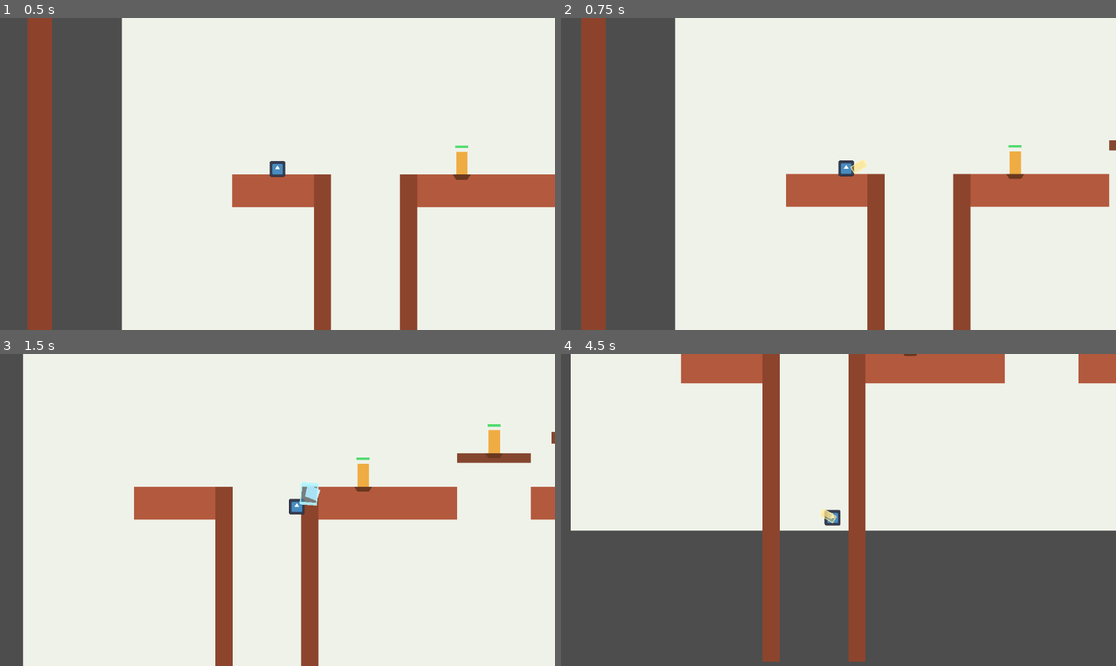
Above: before the commit, frames 1-4 (two rows, left to right).
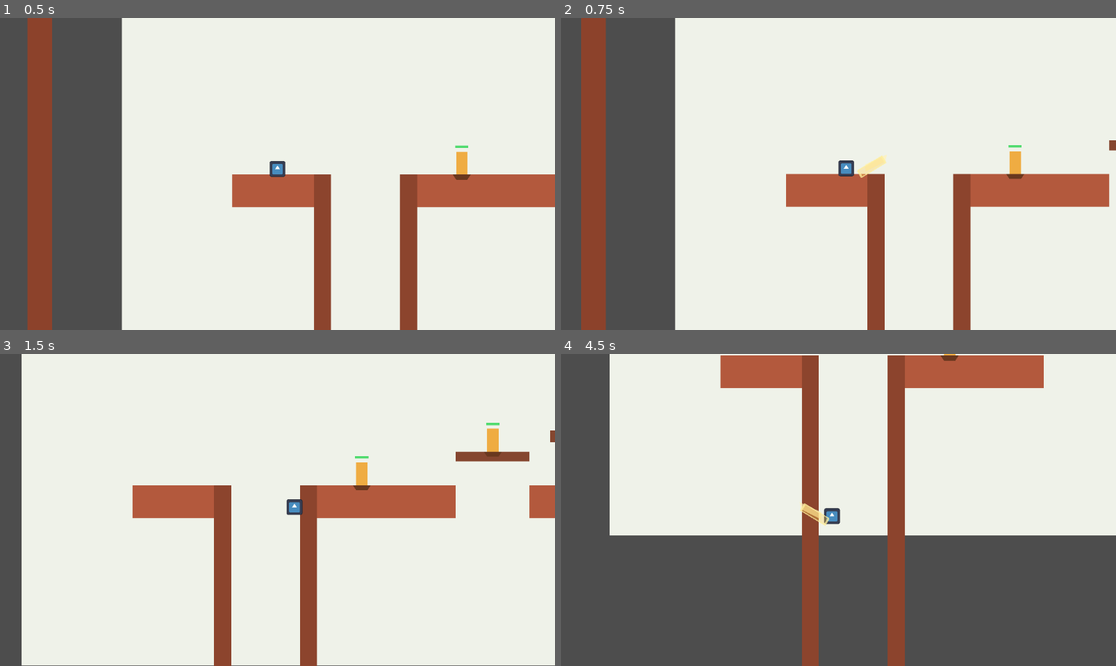
Above: after the commit, the same moments.

Repository: ggonzalez66/ruby1
Game: Godot game, scene res://main.tscn
Two runs of this game, one before a commit and one after it. Both use one fixed random seed, a clock stepped at 60 frames per second and the inputs below. The engine's default icon, where the game draws it, is replaced by a stand-in: a white triangle on a blue panel in a dark square.
Inputs:
- Up to frame 1 (0.5 s): no input
- Up to frame 2 (0.75 s): hold Right (move_right) from 0.53 s (still down); tap C (attack) at 0.6 s
- Up to frame 3 (1.5 s): keep holding Right (move_right); tap X (jump) at 0.77 s; tap S (heavy_attack) at 0.8, 1.35 s
- Up to frame 4 (4.5 s): tap X (jump) at 1.52, 3.02, 3.77 s; tap C (attack) at 1.55, 2.1, 3.05, 4.35 s; release Right (move_right) at 2.03 s; hold Left (move_left) 2.03-2.78 s; tap S (heavy_attack) at 2.3, 3.6 s; hold Right (move_right) 2.78-4.28 s; tap Z (dash) at 2.85 s; hold Left (move_left) from 4.28 s (still down)

Frame 1 is identical in both runs. In frame 2, 0.2% of the frame differs, in the area x 52-59%, y 43-52%; in frame 3, 2.5%; in frame 4, 21%, in the area x 1-100%, y 0-100%.

Commit message:
mejoras combate

Diff:
--- a/movimiento.gd
+++ b/movimiento.gd
@@ -43,12 +43,12 @@
 @export var charged_ground_lunge_speed := 980.0
 @export var charged_ground_end_speed := 260.0
 @export var charged_ground_jump_cancel_velocity := -540.0
-@export var charged_air_forward_speed := 170.0
-@export var charged_air_forward_drift := 140.0
-@export var charged_air_drag := 900.0
-@export var heavy_attack_rise_gravity_multiplier := 1.2
-@export var heavy_attack_fall_gravity_multiplier := 2.35
-@export var heavy_attack_max_fall_speed := 1320.0
+@export var charged_air_forward_speed := 260.0
+@export var charged_air_forward_drift := 220.0
+@export var charged_air_drag := 1400.0
+@export var heavy_attack_rise_gravity_multiplier := 2.1
+@export var heavy_attack_fall_gravity_multiplier := 3.2
+@export var heavy_attack_max_fall_speed := 1720.0
 @export var heavy_attack_start_upward_speed := -330.0
 @export var heavy_attack_arc_radius_x := 28.0
 @export var heavy_attack_arc_radius_y := 42.0
@@ -57,8 +57,8 @@
 @export var light_hit_stall_up_speed := -95.0
 @export var spin_attack_duration := 0.34
 @export var spin_heavy_cancel_window := 0.12
-@export var light_uppercut_duration := 0.24
-@export var light_uppercut_velocity := -640.0
+@export var light_uppercut_duration := 0.12
+@export var light_uppercut_velocity := -720.0
 @export var light_uppercut_forward_speed := 190.0
 @export var ground_heavy_duration := 0.14
 @export var ground_heavy_speed := 1240.0
@@ -576,17 +576,17 @@
 	var slash_scale: float = lerp(0.92, 1.08, sin(progress * PI))
 	var alpha: float = lerp(0.9, 0.2, progress)
 
-	hitbox_shape.position = hitbox_base_position
-	hitbox_shape.scale = Vector2.ONE
-	slash_visual.position = slash_visual_base_position
-	slash_area_visual.position = slash_area_base_position
-	slash_outline.position = slash_outline_base_position
+	hitbox_shape.position = hitbox_base_position + Vector2(28.0, 0.0)
+	hitbox_shape.scale = Vector2(2.0, 1.18)
+	slash_visual.position = slash_visual_base_position + Vector2(30.0, 0.0)
+	slash_area_visual.position = slash_area_base_position + Vector2(32.0, 0.0)
+	slash_outline.position = slash_outline_base_position + Vector2(32.0, 0.0)
 	hitbox.rotation = slash_angle
 	slash_visual.rotation = slash_angle
 	slash_area_visual.rotation = slash_angle
 	slash_outline.rotation = slash_angle
-	slash_visual.scale = Vector2(slash_scale, slash_scale)
-	slash_area_visual.scale = Vector2(lerp(0.98, 1.04, progress), lerp(0.92, 1.08, progress))
+	slash_visual.scale = Vector2(slash_scale * 1.85, slash_scale * 1.05)
+	slash_area_visual.scale = Vector2(lerp(1.95, 2.1, progress), lerp(1.0, 1.14, progress))
 	slash_outline.scale = slash_area_visual.scale
 	slash_visual.color = Color(1.0, 0.95, 0.72, alpha)
 	slash_area_visual.color = Color(1.0, 0.82, 0.32, lerp(0.42, 0.16, progress))
@@ -643,20 +643,22 @@
 
 func _animate_ground_heavy_attack() -> void:
 	var progress: float = 1.0 - (attack_timer / ground_heavy_duration)
-	var drive_angle: float = lerp(-0.16, 0.08, progress)
-	var stretch: float = lerp(1.35, 1.05, progress)
-
-	hitbox_shape.position = Vector2(hitbox_base_position.x + 24.0, hitbox_base_position.y + 2.0)
-	hitbox_shape.scale = Vector2(2.65, 1.18)
-	slash_visual.position = slash_visual_base_position + Vector2(28.0, 2.0)
-	slash_area_visual.position = slash_area_base_position + Vector2(30.0, 2.0)
-	slash_outline.position = slash_outline_base_position + Vector2(30.0, 2.0)
-	hitbox.rotation = drive_angle
-	slash_visual.rotation = drive_angle
-	slash_area_visual.rotation = drive_angle
-	slash_outline.rotation = drive_angle
-	slash_visual.scale = Vector2(2.1 * stretch, 1.0)
-	slash_area_visual.scale = Vector2(2.45, 1.16)
+	var arc_angle: float = lerp(-1.42, 0.22, progress)
+	var arc_offset := Vector2(cos(arc_angle) * 22.0, sin(arc_angle) * 30.0 - 6.0)
+	var blade_rotation: float = arc_angle + 1.02
+	var stretch: float = lerp(1.2, 1.0, progress)
+
+	hitbox_shape.position = Vector2(8.0, -2.0) + arc_offset
+	hitbox_shape.scale = Vector2(1.28, 2.2)
+	slash_visual.position = Vector2(10.0, 0.0) + arc_offset
+	slash_area_visual.position = Vector2(12.0, 2.0) + arc_offset
+	slash_outline.position = Vector2(12.0, 2.0) + arc_offset
+	hitbox.rotation = blade_rotation
+	slash_visual.rotation = blade_rotation
+	slash_area_visual.rotation = blade_rotation
+	slash_outline.rotation = blade_rotation
+	slash_visual.scale = Vector2(1.18 * stretch, 2.0 * stretch)
+	slash_area_visual.scale = Vector2(1.34, 2.32)
 	slash_outline.scale = slash_area_visual.scale
 	slash_visual.color = Color(0.88, 0.96, 1.0, 0.98)
 	slash_area_visual.color = Color(0.3, 0.84, 1.0, 0.42)
@@ -688,21 +690,21 @@
 
 func _animate_uppercut_attack() -> void:
 	var progress: float = 1.0 - (attack_timer / light_uppercut_duration)
-	var arc_angle: float = lerp(-0.35, -1.6, progress)
-	var vertical_offset: float = lerp(2.0, -30.0, progress)
-	var pulse: float = 1.0 + 0.08 * sin(progress * PI * 3.0)
-
-	hitbox_shape.position = Vector2(8.0, vertical_offset)
-	hitbox_shape.scale = Vector2(1.4, 2.45)
-	slash_visual.position = Vector2(10.0, vertical_offset - 2.0)
-	slash_area_visual.position = Vector2(12.0, vertical_offset - 2.0)
-	slash_outline.position = Vector2(12.0, vertical_offset - 2.0)
+	var arc_angle: float = lerp(-0.22, -1.72, progress)
+	var vertical_offset: float = lerp(6.0, -40.0, progress)
+	var pulse: float = 1.0 + 0.1 * sin(progress * PI * 3.6)
+
+	hitbox_shape.position = Vector2(10.0, vertical_offset)
+	hitbox_shape.scale = Vector2(1.46, 2.58)
+	slash_visual.position = Vector2(12.0, vertical_offset - 2.0)
+	slash_area_visual.position = Vector2(14.0, vertical_offset - 2.0)
+	slash_outline.position = Vector2(14.0, vertical_offset - 2.0)
 	hitbox.rotation = arc_angle
 	slash_visual.rotation = arc_angle
 	slash_area_visual.rotation = arc_angle
 	slash_outline.rotation = arc_angle
-	slash_visual.scale = Vector2(1.15 * pulse, 2.05 * pulse)
-	slash_area_visual.scale = Vector2(1.38, 2.4)
+	slash_visual.scale = Vector2(1.22 * pulse, 2.18 * pulse)
+	slash_area_visual.scale = Vector2(1.46, 2.55)
 	slash_outline.scale = slash_area_visual.scale
 	slash_visual.color = Color(1.0, 0.94, 0.72, 0.96)
 	slash_area_visual.color = Color(1.0, 0.8, 0.24, 0.36)
